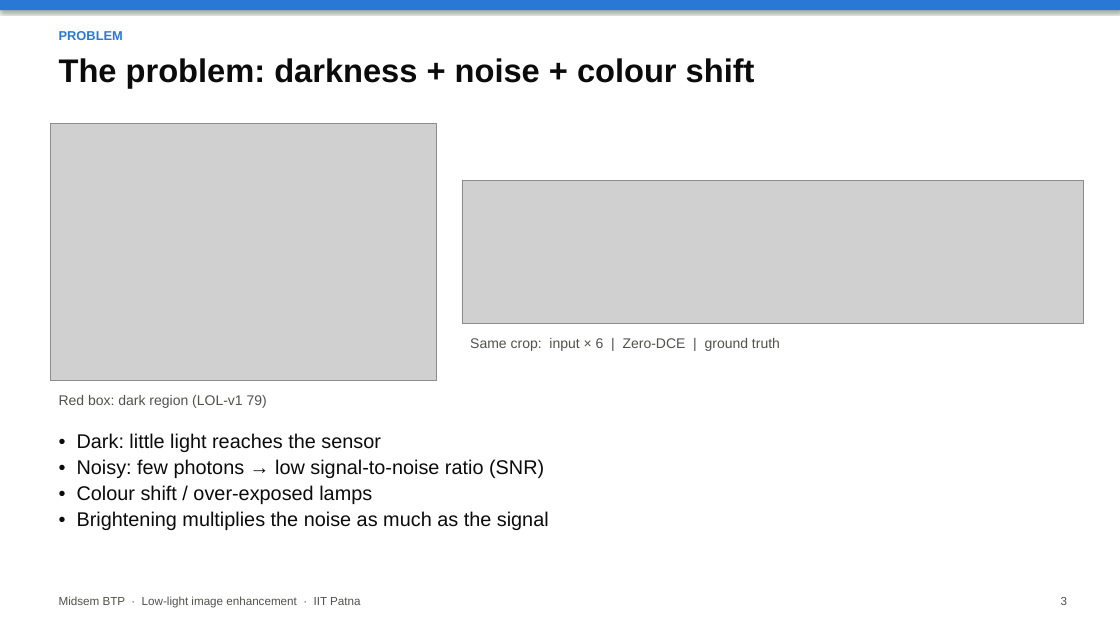
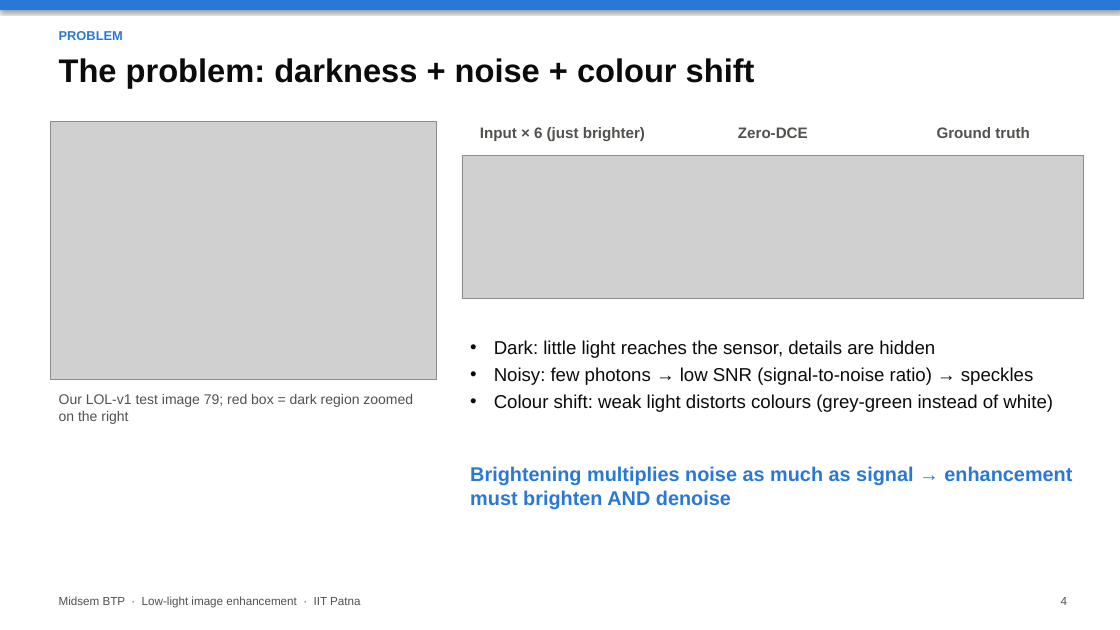
Before and after one commit to Crazycraftie/low-light-enhancement-btp, a slide deck: slide 4 of presentation/midsem.pptx (slide 3 before the commit). Drawn at 1120x630 pixels with LibreOffice and Linux fonts; fonts in the diff are those of the drawing; grey boxes stand for pictures. Boxes give left, top, right and bottom in pixels: in the first picture for what was removed or moved away, otherwise in the second. Text is boxed around its words. In the diff, an @@ line names an element or a change of style, - is before the commit and + after.

```diff
--- a/presentation/midsem.pptx
+++ b/presentation/midsem.pptx
@@ text at bbox=[480, 127, 645, 141]: text changed; size 12 to 13 pt; bold on @@
-Same crop: input × 6 | Zero-DCE | ground truth
+Input × 6 (just brighter)
@@ text added at bbox=[738, 127, 808, 138], 13 pt, text #52514E, bold @@
+Zero-DCE
@@ text added at bbox=[937, 127, 1029, 138], 13 pt, text #52514E, bold @@
+Ground truth
@@ picture: place and size @@
-picture at bbox=[462, 181, 1084, 324]
+picture at bbox=[462, 155, 1084, 299]
@@ text at bbox=[494, 340, 1053, 412]: text changed; size 17 to 16 pt @@
-• Dark: little light reaches the sensor
-• Noisy: few photons → low signal-to-noise ratio (SNR)
-• Colour shift / over-exposed lamps
-• Brightening multiplies the noise as much as the signal
+• Dark: little light reaches the sensor, details are hidden
+• Noisy: few photons → low SNR (signal-to-noise ratio) → speckles
+• Colour shift: weak light distorts colours (grey-green instead of white)
@@ text at bbox=[59, 394, 413, 424]: text changed @@
-Red box: dark region (LOL-v1 79)
+Our LOL-v1 test image 79; red box = dark region zoomed on the right
@@ text added at bbox=[470, 466, 1072, 509], 17 pt, text #2A78D6, bold @@
+Brightening multiplies noise as much as signal → enhancement must brighten AND denoise
@@ text at bbox=[1061, 597, 1067, 605]: text changed @@
-3
+4
```
Also in this commit, not shown: 17 other slides changed, 1 slide added, 3 other files.
